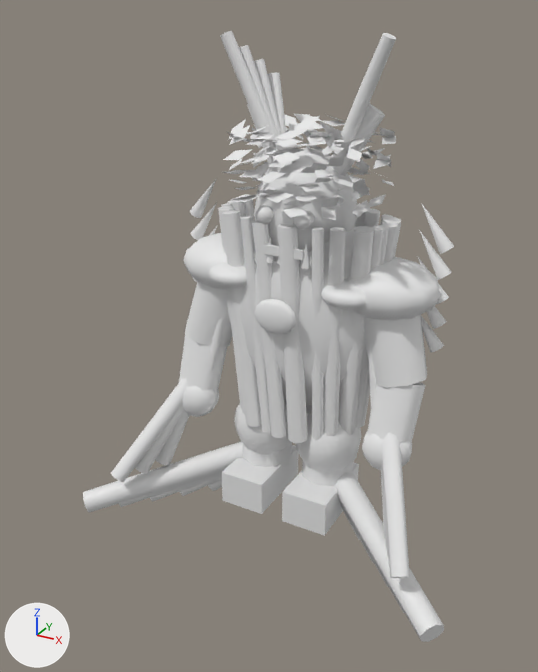
The glTF model assets/model-specialist-rootColossus.glb: old version first, new version second.
Camera for both pictures: a camera (50 mm lens) standing at (25.2, -51.8, 40.7) and looking at (-1.1, -4.0, 16.7). The lights are fixed; the arrows at lower left show +X, +Y and +Z. The first picture is the older version. Materials are left out; every surface is plain grey. Vertices at exactly the same position are counted once.
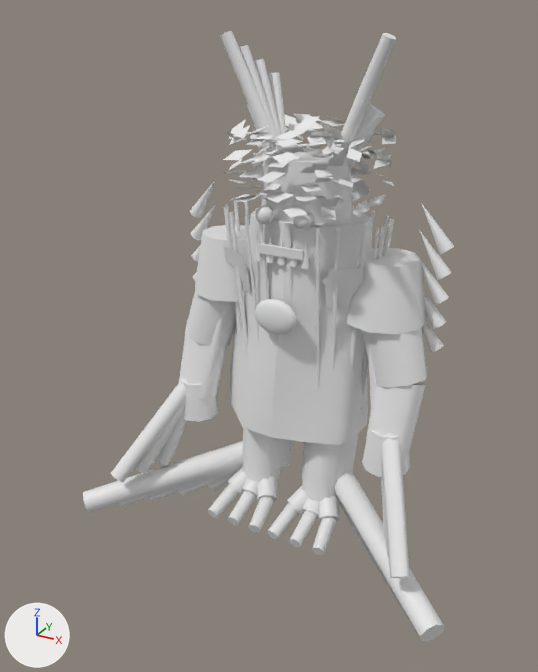
The change, as a diff of the scene's bpy script:
```diff
--- a/assets/model-specialist-rootColossus.glb.py
+++ b/assets/model-specialist-rootColossus.glb.py
@@ me_mesh_0 @@
 # used by ob_mesh_0; location = (0.0, 0.0, 0.0)
-me_mesh_0.from_pydata(...)  # 1670 vertices, 2974 faces; spans x -16.6..16.6, y -11.8..4.8, z -1.0..39.2
+me_mesh_0.from_pydata(...)  # 1392 vertices, 2518 faces; spans x -16.6..16.6, y -11.8..4.8, z -1.0..39.2
+# me_mesh_0 part 1: a new loose piece, a 10-sided cut cone along z (radius 1.9 at the low end, 1.5 at the high end) spanning x -10.8..-7.2, y -4.9..-1.1, z 7.3..10.7
+# me_mesh_0 part 2: a new loose piece, a 10-sided cut cone along z (radius 1.9 at the low end, 1.5 at the high end) spanning x 7.2..10.8, y -4.9..-1.1, z 7.3..10.7
+# me_mesh_0 part 3: the loose piece of 104 vertices spanning x -4.1..4.1, y -3.9..3.9, z 20.9..31.1 is rebuilt with 54 vertices and now spans x -4.1..4.1, y -3.5..3.5, z 21.5..30.5
+# me_mesh_0 part 4: the loose piece of 104 vertices spanning x -7.0..7.0, y -4.6..4.6, z 8.9..27.1 is rebuilt with 86 vertices and now spans x -6.9..5.8, y -4.8..4.8, z 8.0..26.0
+# me_mesh_0 part 5: the loose piece of 100 vertices spanning x 2.8..11.2, y -3.8..3.8, z 18.7..23.3 is rebuilt with 32 vertices and now spans x 3.9..10.1, y -3.3..3.3, z 18.5..23.5
+# me_mesh_0 part 6: the loose piece of 100 vertices spanning x -11.2..-2.8, y -3.8..3.8, z 18.7..23.3 is rebuilt with 32 vertices and now spans x -10.1..-3.9, y -3.3..3.3, z 18.5..23.5
+# me_mesh_0 part 7: the loose piece of 86 vertices spanning x -5.9..-0.1, y -3.9..1.9, z 3.8..10.2 is rebuilt with 18 vertices and now spans x -5.0..-1.0, y -3.8..1.0, z 1.7..8.3
+# me_mesh_0 part 8: the loose piece of 86 vertices spanning x 0.1..5.9, y -3.9..1.9, z 3.8..10.2 is rebuilt with 18 vertices and now spans x 1.0..5.0, y -3.8..1.0, z 1.7..8.3
+# me_mesh_0 part 9: 442 vertices removed from x -11.0..11.0, y -5.5..4.8, z 0.5..26.1; 460 vertices added at x -7.1..7.2, y -7.2..4.2, z -0.5..26.0
@@ me_mesh_5 @@
 # used by ob_mesh_5; location = (0.0, 0.0, 0.0)
-me_mesh_5.from_pydata(...)  # 342 vertices, 588 faces; spans x -11.6..11.6, y -4.4..4.5, z 7.9..27.7
+me_mesh_5.from_pydata(...)  # 342 vertices, 588 faces; spans x -11.6..11.6, y -4.0..4.1, z 8.0..27.7
+# me_mesh_5 part 10: 128 of 342 vertices moved; they spanned x -7.4..7.2, y -4.4..4.5, z 7.9..26.1 and now span x -7.0..6.9, y -4.0..4.1, z 8.0..26.0; mean shift (0.0, 0.0, 0.0); largest move (-4.1, -1.6, 8.1) -> (-4.5, -1.6, 8.0)
@@ me_mesh_6 @@
 # used by ob_mesh_6; location = (0.0, 0.0, 0.0)
-me_mesh_6.from_pydata(...)  # 172 vertices, 336 faces; spans x -7.5..7.5, y -4.8..0.8, z 19.9..22.1
+me_mesh_6.from_pydata(...)  # 40 vertices, 20 faces; spans x -6.0..6.0, y -3.6..-2.4, z 19.7..23.2
+# me_mesh_6 part 11: the whole mesh is rebuilt
```

Where the change shows, as pixel boxes (x1, y1, x2, y2) in the pictures (538 x 672 px; the box of a moved part takes in the faces that stretch with it):
'Mesh_5', reshaped
    before: (190, 180, 454, 440)
    after: (190, 180, 454, 412)
'Mesh_6', reshaped
    before: (209, 262, 366, 310)
    after: (224, 246, 364, 307)
part 1 of me_mesh_0, added
    after: (180, 378, 218, 422)
part 2 of me_mesh_0, added
    after: (362, 429, 410, 477)
part 3 of me_mesh_0, rebuilt
    before: (254, 147, 357, 252)
    after: (260, 148, 352, 224)
part 4 of me_mesh_0, rebuilt
    before: (227, 224, 369, 405)
    after: (230, 207, 373, 445)
part 5 of me_mesh_0, rebuilt
    before: (347, 257, 440, 321)
    after: (346, 248, 427, 335)
part 6 of me_mesh_0, rebuilt
    before: (183, 233, 228, 289)
    after: (195, 225, 250, 302)
part 7 of me_mesh_0, rebuilt
    before: (234, 403, 291, 454)
    after: (242, 428, 281, 481)
part 8 of me_mesh_0, rebuilt
    before: (295, 414, 362, 473)
    after: (302, 442, 339, 501)
part 9 of me_mesh_0, moved or reshaped
    before: (182, 199, 412, 536)
    after: (208, 201, 394, 555)
part 10 of me_mesh_5, moved or reshaped
    before: (221, 203, 393, 440)
    after: (225, 204, 389, 390)
